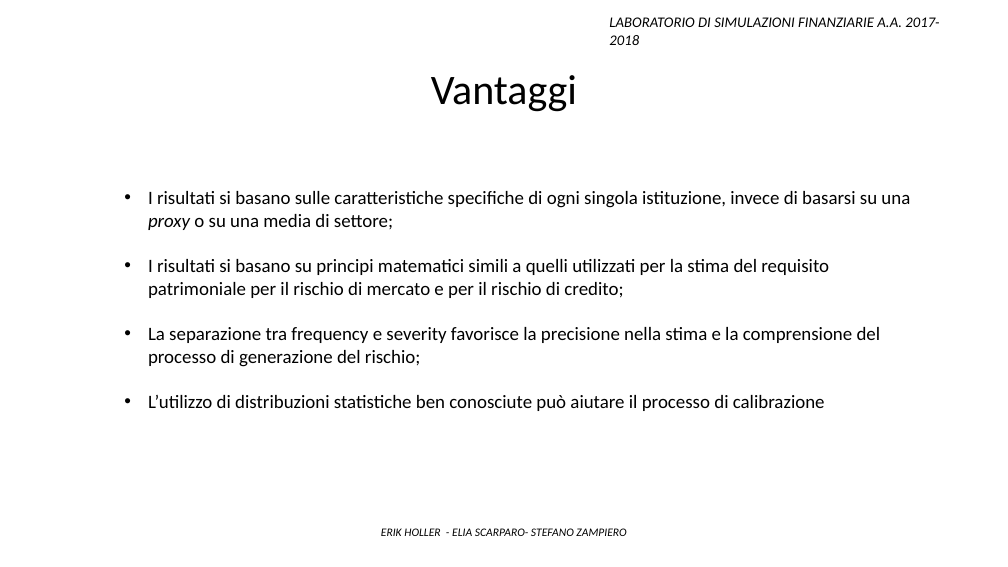
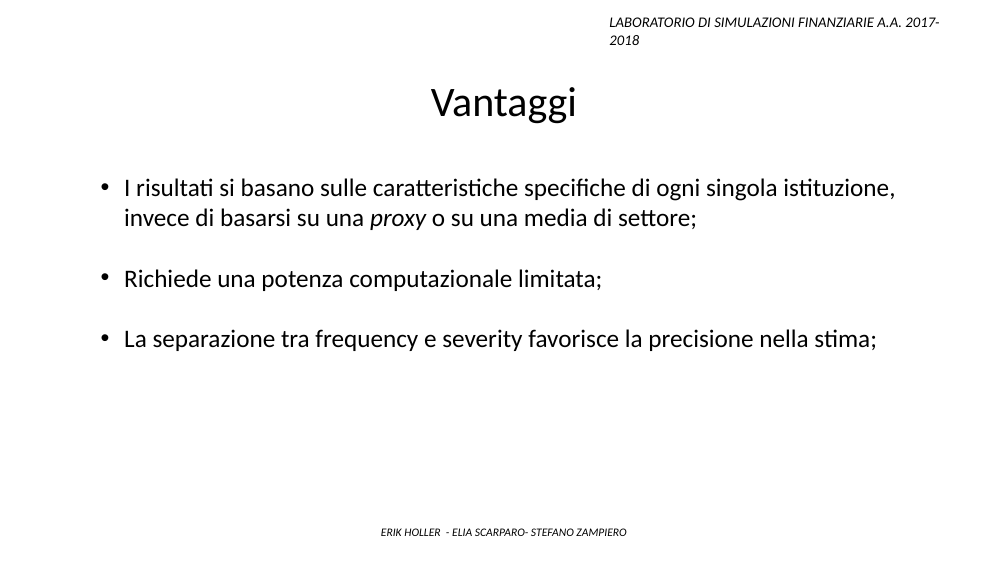
Before and after one commit to Stegirsanov/Laboratorio-di-simulazioni-finanziarie-project, a slide deck: slide 36 of Presentazione_finale.pptx (slide 34 before the commit). Drawn at 1008x567 pixels with LibreOffice and Linux fonts; fonts in the diff are those of the drawing. Boxes give left, top, right and bottom in pixels: in the first picture for what was removed or moved away, otherwise in the second. Text is boxed around its words. In the diff, an @@ line names an element or a change of style, - is before the commit and + after.

```diff
--- a/Presentazione_finale.pptx
+++ b/Presentazione_finale.pptx
@@ text "Vantaggi": place and size @@
-text "Vantaggi" at (431,75,577,112)
+text "Vantaggi" at (431,87,577,124)
@@ text "I risultati si basano sulle ...": place and size @@
-text "I risultati si basano sulle ..." at (148,191,910,411)
+text "I risultati si basano sulle ..." at (124,178,895,351)
@@ text at (124,178,895,230): size 18 to 24 pt in "I risultati si basano sulle caratteristiche specifiche ..." @@
@@ text at (124,269,877,351): text changed; size 18 to 24 pt @@
-• I risultati si basano su principi matematici simili a quelli utilizzati per la stima del requisito patrimoniale per il rischio di mercato e per il rischio di credito;
-• La separazione tra frequency e severity favorisce la precisione nella stima e la comprensione del processo di generazione del rischio;
-• L’utilizzo di distribuzioni statistiche ben conosciute può aiutare il processo di calibrazione
+• Richiede una potenza computazionale limitata;
+• La separazione tra frequency e severity favorisce la precisione nella stima;
```
Also in this commit, not shown: 15 other slides changed, 6 slides added, 2 slides removed, 3 other files.
